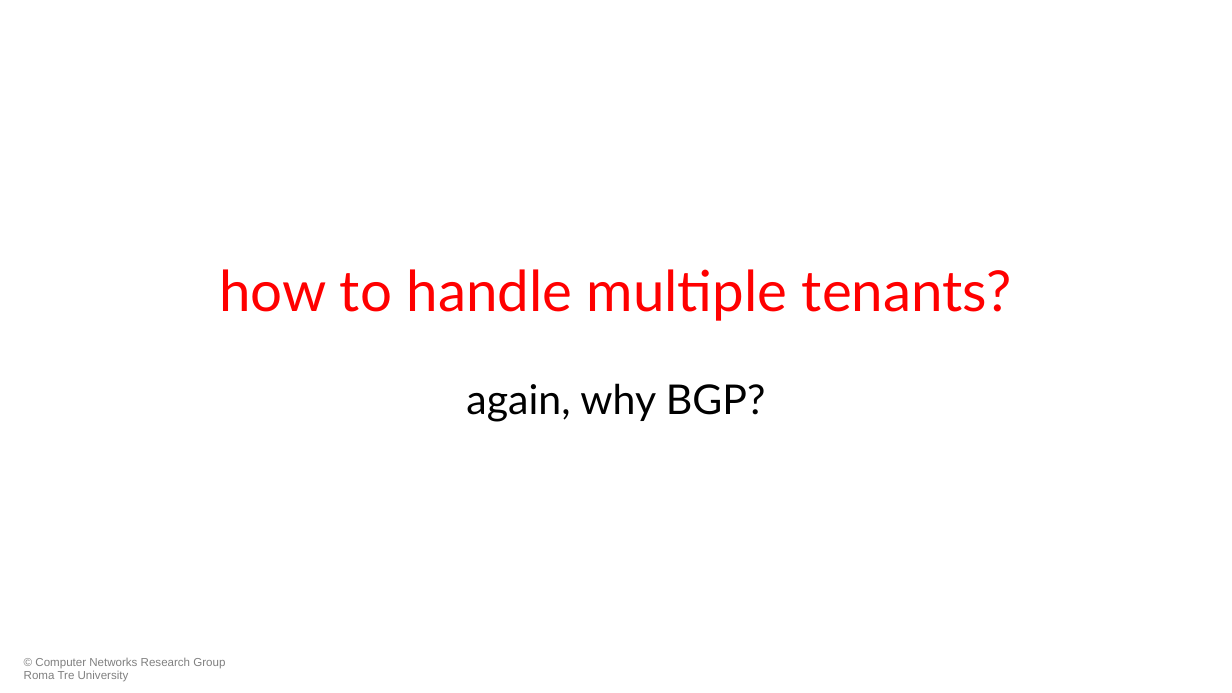
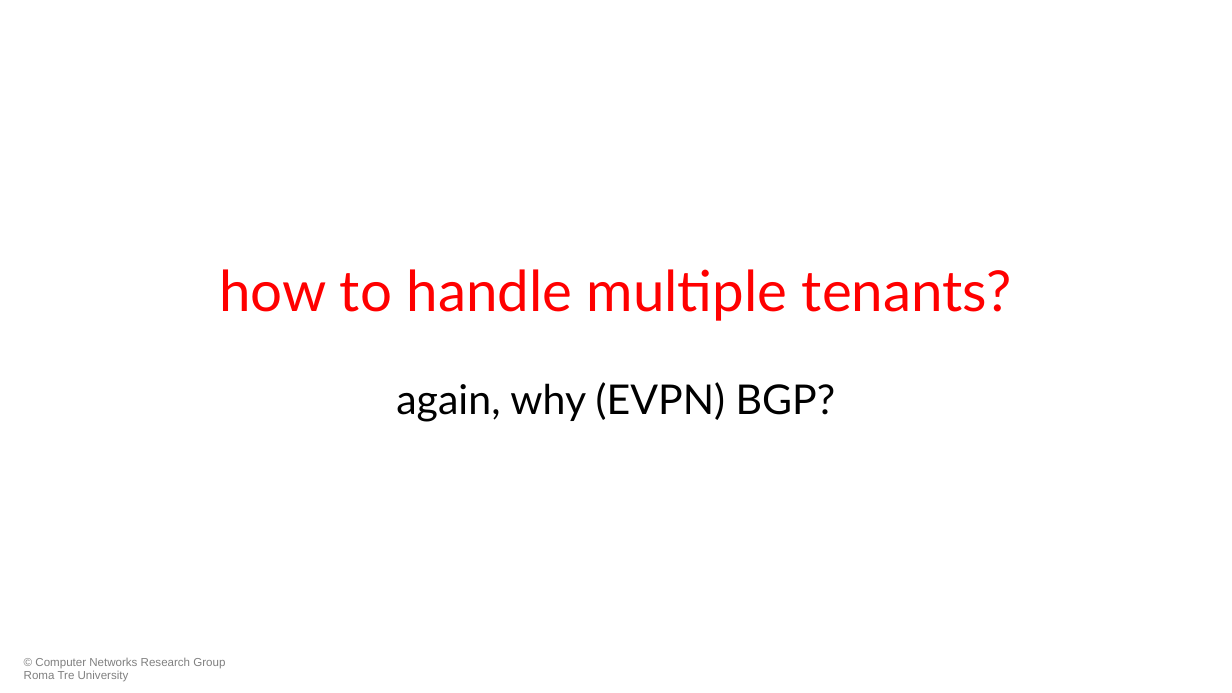
Before and after one commit to KatharaFramework/Kathara-Labs, a slide deck: slide 5 of main-labs/data-center-routing/data-center-vxlan/052-kathara-data_center_vxlan.pptx (slide 3 before the commit). Drawn at 1232x693 pixels with LibreOffice and Linux fonts; fonts in the diff are those of the drawing; background and template pictures are left out. Boxes give left, top, right and bottom in pixels: in the first picture for what was removed or moved away, otherwise in the second. Text is boxed around its words. In the diff, an @@ line names an element or a change of style, - is before the commit and + after.

```diff
--- a/main-labs/data-center-routing/data-center-vxlan/052-kathara-data_center_vxlan.pptx
+++ b/main-labs/data-center-routing/data-center-vxlan/052-kathara-data_center_vxlan.pptx
@@ subtitle at [396, 382, 836, 421]: text changed @@
-again, why BGP?
+again, why (EVPN) BGP?
```
Also in this commit, not shown: 2 other slides changed, 2 slides added, 14 other files.
